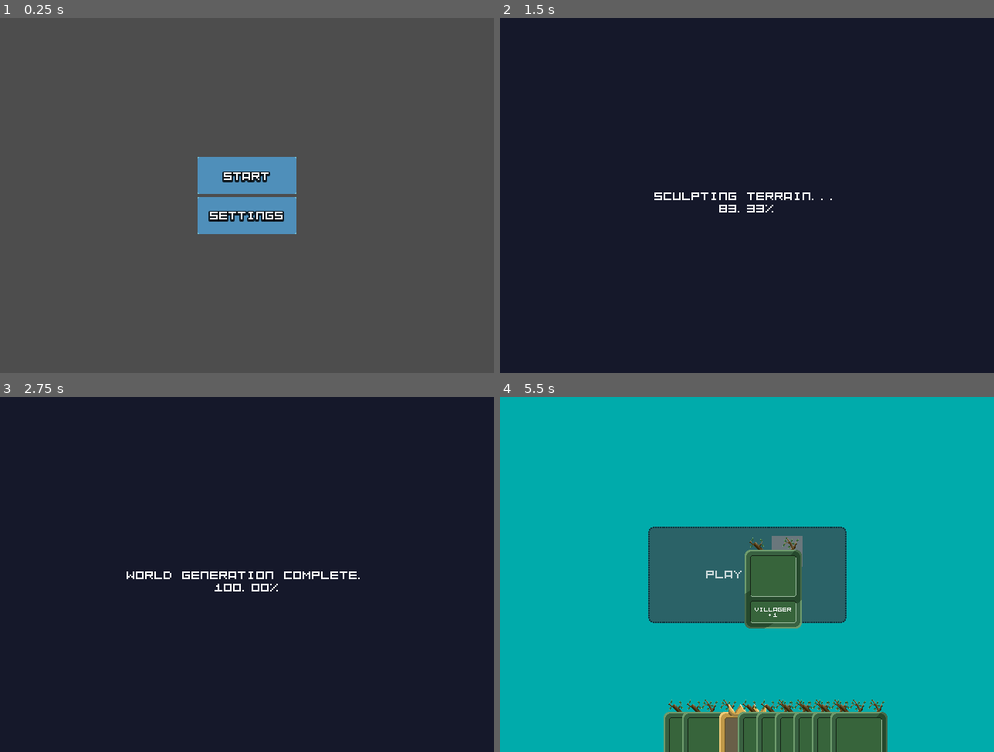
Above: before the commit, frames 1-4 (two rows, left to right).
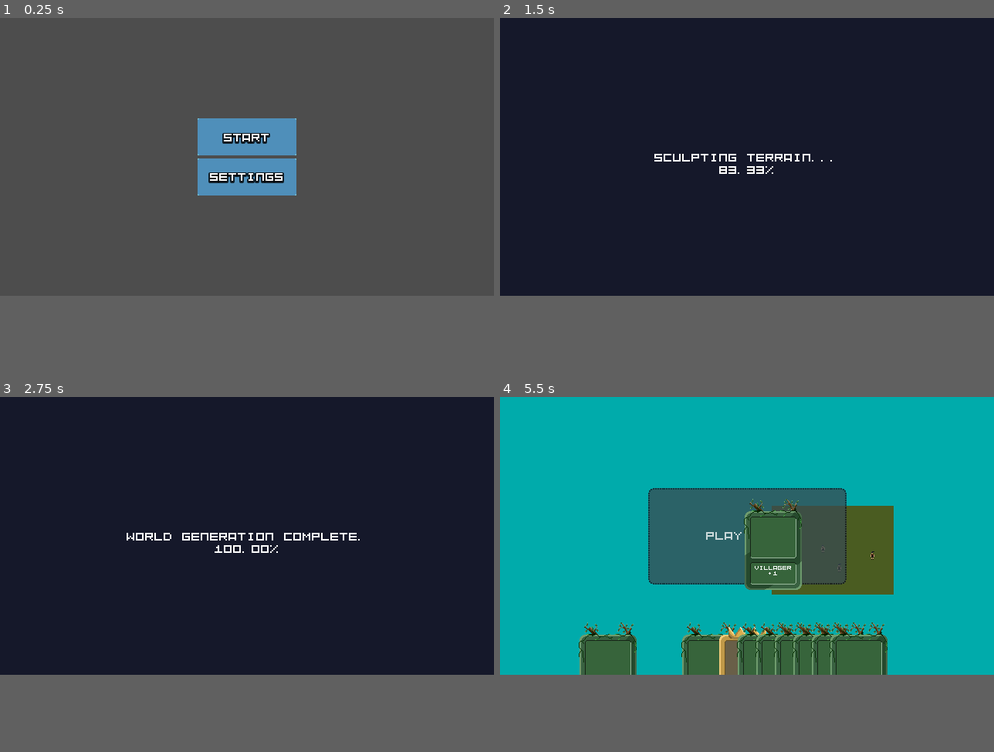
Above: after the commit, the same moments.

Repository: ObliteratedEntertainment/FoxHollowJam2
Game: Godot game, scene res://main.tscn
Two runs of this game, one before a commit and one after it. Both use one fixed random seed, a clock stepped at 60 frames per second and the inputs below.
Inputs (mouse positions are in pixels of both pictures, inside the frame that each line leads up to):
- Up to frame 1 (0.25 s): no input
- Up to frame 2 (1.5 s): click "Settings" at 0.5 s; click "Start" at 1.25 s
- Up to frame 3 (2.75 s): drag from (247, 574) to (296, 496) at 2.02 s
- Up to frame 4 (5.5 s): tap Enter at 2.75 s; drag from (653, 712) to (722, 645) at 2.77 s; move the mouse to (663, 712) at 3.52 s; click (663, 712) at 3.67 s; tap Space at 4.25 s; drag from (682, 712) to (598, 521) at 4.27 s; drag from (702, 712) to (771, 574) at 5.02 s
In our replay, the window is 640x460 before the commit and 640x360 after it. These sizes can differ from the game's own. Grey fills any space a smaller window leaves; there, only what the larger window draws over its background counts as a difference.

The runs differ from the first frame. In frame 1, 4.8% of the frame differs, in the area x 40-60%, y 28-61%; in frame 2, 0.8%; in frame 3, 1.1%; in frame 4, 26%, in the area x 15-80%, y 25-100%.

Commit message:
Added some basic sfx. Started to link in the ability to control the npcs indirectly with cards.

Diff:
--- /dev/null
+++ b/audio/bgm.tscn
@@ -0,0 +1,8 @@
+[gd_scene load_steps=2 format=3 uid="uid://dgiujktjuinv5"]
+
+[ext_resource type="AudioStream" uid="uid://c64njl5k5orcg" path="res://audio/bgm.wav" id="1_5mvy5"]
+
+[node name="BGM" type="AudioStreamPlayer"]
+stream = ExtResource("1_5mvy5")
+autoplay = true
+bus = &"BGM"
--- /dev/null
+++ b/audio/sfx_pop.tscn
@@ -0,0 +1,17 @@
+[gd_scene load_steps=6 format=3 uid="uid://2a7v31qpja2r"]
+
+[ext_resource type="AudioStream" uid="uid://bwslr5va10h1n" path="res://audio/sfx/pop-01.wav" id="1_6vs1d"]
+[ext_resource type="AudioStream" uid="uid://0lhlv54nynon" path="res://audio/sfx/pop-02.wav" id="2_0uy6e"]
+[ext_resource type="AudioStream" uid="uid://bxdr6n2vx3jtt" path="res://audio/sfx/pop-03.wav" id="3_bsytd"]
+[ext_resource type="AudioStream" uid="uid://cergnqvelguv3" path="res://audio/sfx/pop-04.wav" id="4_k1gbv"]
+
+[sub_resource type="AudioStreamRandomizer" id="AudioStreamRandomizer_gt3t3"]
+streams_count = 4
+stream_0/stream = ExtResource("1_6vs1d")
+stream_1/stream = ExtResource("2_0uy6e")
+stream_2/stream = ExtResource("3_bsytd")
+stream_3/stream = ExtResource("4_k1gbv")
+
+[node name="SFXButtonPress" type="AudioStreamPlayer"]
+stream = SubResource("AudioStreamRandomizer_gt3t3")
+bus = &"SFX"
--- /dev/null
+++ b/default_bus_layout.tres
@@ -0,0 +1,15 @@
+[gd_resource type="AudioBusLayout" format=3 uid="uid://c176kr1ron2qh"]
+
+[resource]
+bus/1/name = &"BGM"
+bus/1/solo = false
+bus/1/mute = false
+bus/1/bypass_fx = false
+bus/1/volume_db = 0.0
+bus/1/send = &"Master"
+bus/2/name = &"SFX"
+bus/2/solo = false
+bus/2/mute = false
+bus/2/bypass_fx = false
+bus/2/volume_db = 0.0
+bus/2/send = &"Master"
--- a/game/game.tscn
+++ b/game/game.tscn
@@ -9,6 +9,8 @@
 [ext_resource type="Texture2D" uid="uid://dxgf2ty1f7y7q" path="res://sprites/cards/card_play_box.png" id="6_qrtd2"]
 [ext_resource type="Script" path="res://ui/drop_zone.gd" id="7_28b33"]
 [ext_resource type="FontFile" uid="uid://chqahdlj0gwv3" path="res://Kenney Mini Square Mono.ttf" id="8_r4644"]
+[ext_resource type="PackedScene" uid="uid://2a7v31qpja2r" path="res://audio/sfx_pop.tscn" id="10_xa6p3"]
+[ext_resource type="PackedScene" uid="uid://dgiujktjuinv5" path="res://audio/bgm.tscn" id="11_tldyy"]
 
 [sub_resource type="LabelSettings" id="LabelSettings_gafwv"]
 line_spacing = 32.0
@@ -28,7 +30,7 @@
 
 [node name="HUD" type="CanvasLayer" parent="."]
 
-[node name="CardPlacement" type="Control" parent="HUD"]
+[node name="CardPlacement" type="Control" parent="HUD" node_paths=PackedStringArray("world")]
 layout_mode = 3
 anchors_preset = 15
 anchor_right = 1.0
@@ -36,6 +38,9 @@
 grow_horizontal = 2
 grow_vertical = 2
 script = ExtResource("2_elr1w")
+world = NodePath("../../World")
+
+[node name="SFXButtonPress" parent="HUD/CardPlacement" instance=ExtResource("10_xa6p3")]
 
 [node name="Hand" type="HBoxContainer" parent="HUD/CardPlacement"]
 layout_mode = 1
@@ -131,3 +136,5 @@
 [node name="Loading" parent="." instance=ExtResource("3_sr5vm")]
 layer = 10
 visible = false
+
+[node name="BGM" parent="." instance=ExtResource("11_tldyy")]
--- /dev/null
+++ b/game/npc_manager.gd
@@ -0,0 +1,13 @@
+extends Node2D
+
+
+# Called when the node enters the scene tree for the first time.
+func _ready() -> void:
+	pass # Replace with function body.
+
+
+func send_task(location: Vector2) -> void:
+
+	for child: NPC in get_children():
+		child.move_towards(location)
+		break
--- a/game/world.gd
+++ b/game/world.gd
@@ -3,6 +3,9 @@
 
 @onready var world_generator: WorldGenerator = $WorldGenerator
 @onready var camera_2d: Camera2D = $Camera2D
+
+@onready var effect_location: Sprite2D = $EffectLocation
+@onready var npc_manager: Node2D = $NpcManager
 
 # Called when the node enters the scene tree for the first time.
 func _ready() -> void:
@@ -10,3 +13,14 @@
 
 func move_relative(relative_offset: Vector2) -> void:
 	camera_2d.position -= relative_offset / ( 2.0 * SettingsManager.mouse_drag_sensitivity)
+
+func start_activating_effect(effect: Card, location: Vector2) -> void:
+	effect_location.visible = true
+	effect_location.position = location - camera_2d.position - Vector2(640, 360)/2.0
+	pass
+
+func apply_effect(effect: Card, location: Vector2) -> void:
+	var world_loc := location - camera_2d.position - Vector2(640, 360)/2.0
+	effect_location.visible = false
+
+	npc_manager.send_task(world_loc)
--- a/game/world.tscn
+++ b/game/world.tscn
@@ -1,8 +1,11 @@
-[gd_scene load_steps=5 format=3 uid="uid://4dnkc4toup5t"]
+[gd_scene load_steps=8 format=3 uid="uid://4dnkc4toup5t"]
 
 [ext_resource type="Script" path="res://game/world.gd" id="1_gl2bu"]
 [ext_resource type="Script" path="res://game/world_generation.gd" id="1_vxb1g"]
+[ext_resource type="PackedScene" uid="uid://bxcjj5xjbl0n6" path="res://objects/npc.tscn" id="3_6eog7"]
 [ext_resource type="Script" path="res://game/camera_mover.gd" id="3_6hpug"]
+[ext_resource type="Script" path="res://game/npc_manager.gd" id="3_6pd04"]
+[ext_resource type="Texture2D" uid="uid://b7fi2p8wcidta" path="res://sprites/ui/effect_location.png" id="5_78tx4"]
 
 [sub_resource type="TileSet" id="TileSet_balls"]
 
@@ -23,9 +26,43 @@
 [node name="TerrainLayer" type="TileMapLayer" parent="."]
 tile_set = SubResource("TileSet_balls")
 
+[node name="NpcManager" type="Node2D" parent="."]
+y_sort_enabled = true
+script = ExtResource("3_6pd04")
+
+[node name="Npc" parent="NpcManager" instance=ExtResource("3_6eog7")]
+position = Vector2(55, 89)
+
+[node name="Npc2" parent="NpcManager" instance=ExtResource("3_6eog7")]
+position = Vector2(33, 69)
+
+[node name="Npc3" parent="NpcManager" instance=ExtResource("3_6eog7")]
+position = Vector2(67, 61)
+
+[node name="Npc4" parent="NpcManager" instance=ExtResource("3_6eog7")]
+position = Vector2(88, 86)
+is_female = true
+
+[node name="Npc5" parent="NpcManager" instance=ExtResource("3_6eog7")]
+position = Vector2(131, 70)
+is_female = true
+
 [node name="Camera2D" type="Camera2D" parent="."]
 script = ExtResource("3_6hpug")
 
+[node name="AudioListener2D" type="AudioListener2D" parent="Camera2D"]
+current = true
+
 [node name="ColorRect2" type="ColorRect" parent="."]
-offset_right = 40.0
-offset_bottom = 40.0
+z_index = -4
+offset_right = 158.0
+offset_bottom = 115.0
+color = Color(0.290196, 0.360784, 0.129412, 1)
+
+[node name="FoliageManager" type="Node2D" parent="."]
+
+[node name="EffectLocation" type="Sprite2D" parent="."]
+visible = false
+z_index = -1
+position = Vector2(53, 45)
+texture = ExtResource("5_78tx4")
--- a/main.tscn
+++ b/main.tscn
@@ -1,8 +1,9 @@
-[gd_scene load_steps=4 format=3 uid="uid://3x1dj75oktsu"]
+[gd_scene load_steps=5 format=3 uid="uid://3x1dj75oktsu"]
 
 [ext_resource type="Texture2D" uid="uid://b36e7nm23cs5m" path="res://sprites/ui/buttons.png" id="1_uvpre"]
 [ext_resource type="Script" path="res://ui/main.gd" id="1_yuakw"]
 [ext_resource type="LabelSettings" uid="uid://o1p1ot6haow4" path="res://ui/button_label_setting.tres" id="2_bpe5l"]
+[ext_resource type="PackedScene" uid="uid://2a7v31qpja2r" path="res://audio/sfx_pop.tscn" id="4_1m3wf"]
 
 [node name="Main" type="Control"]
 layout_mode = 3
@@ -69,3 +70,5 @@
 grow_vertical = 2
 text = "Settings"
 label_settings = ExtResource("2_bpe5l")
+
+[node name="SFXButtonPress" parent="." instance=ExtResource("4_1m3wf")]
--- /dev/null
+++ b/objects/npc.gd
@@ -0,0 +1,70 @@
+extends AnimatableBody2D
+class_name NPC
+
+const SPEED = 40.0
+
+@onready var cave_man: Sprite2D = $CaveMan
+@onready var cave_woman: Sprite2D = $CaveWoman
+@export var is_female := false
+
+@onready var sfx_action: AudioStreamPlayer2D = $SFXAction
+
+var is_idle := true
+var is_running := false
+var is_action := false
+
+var has_task := false
+var destination := Vector2.ZERO
+
+var velocity := Vector2.ZERO
+
+func _ready() -> void:
+
+	cave_woman.visible = is_female
+	cave_man.visible = not is_female
+
+
+func _physics_process(delta: float) -> void:
+
+	if not has_task:
+		return
+
+	if position.distance_to(destination) > 1.0:
+
+		var direction := position.direction_to(destination)
+
+		velocity = direction * SPEED
+
+		move_and_collide(velocity * delta)
+
+		#position = Vector2(int(position.x), int(position.y))
+
+
+		var needs_flip := direction.x < 0.0
+		cave_man.flip_h = needs_flip
+		cave_woman.flip_h = needs_flip
+
+	else:
+		velocity = Vector2.ZERO
+
+	if velocity != Vector2.ZERO:
+		is_idle = false
+		is_action = false
+		is_running = true
+	else:
+		is_running = false
+		if has_task:
+			is_action = true
+			is_idle = false
+		else:
+			is_action = false
+			is_idle = true
+
+
+func move_towards(location: Vector2) -> void:
+	destination = location
+	has_task = true
+
+
+func _anim_action_progress():
+	sfx_action.play()
--- /dev/null
+++ b/objects/npc.tscn
@@ -0,0 +1,262 @@
+[gd_scene load_steps=29 format=3 uid="uid://bxcjj5xjbl0n6"]
+
+[ext_resource type="Script" path="res://objects/npc.gd" id="1_yjd37"]
+[ext_resource type="Texture2D" uid="uid://c5sboxjcq1am1" path="res://sprites/characters/cavewoman.png" id="2_ucaha"]
+[ext_resource type="Texture2D" uid="uid://mg30y5e8cjb0" path="res://sprites/characters/caveman.png" id="3_tc0vx"]
+[ext_resource type="AudioStream" uid="uid://cj31aes6eerej" path="res://audio/sfx/action-01.wav" id="4_8oih6"]
+[ext_resource type="AudioStream" uid="uid://b0njyh4m1clx8" path="res://audio/sfx/action-02.wav" id="5_38evu"]
+[ext_resource type="AudioStream" uid="uid://7s1vvopv5t8h" path="res://audio/sfx/action-03.wav" id="6_ksjkc"]
+[ext_resource type="AudioStream" uid="uid://dfju60idiwrqc" path="res://audio/sfx/action-04.wav" id="7_feqju"]
+[ext_resource type="AudioStream" uid="uid://hdf7642hijtb" path="res://audio/sfx/action-05.wav" id="8_5ixvk"]
+[ext_resource type="AudioStream" uid="uid://c5b2g14lcdmdj" path="res://audio/sfx/action-06.wav" id="9_jlwo0"]
+[ext_resource type="AudioStream" uid="uid://dfp2nade3b577" path="res://audio/sfx/action-07.wav" id="10_7ef18"]
+
+[sub_resource type="Animation" id="Animation_0tri4"]
+length = 0.001
+tracks/0/type = "value"
+tracks/0/imported = false
+tracks/0/enabled = true
+tracks/0/path = NodePath("CaveWoman:frame_coords")
+tracks/0/interp = 1
+tracks/0/loop_wrap = true
+tracks/0/keys = {
+"times": PackedFloat32Array(0),
+"transitions": PackedFloat32Array(1),
+"update": 1,
+"values": [Vector2i(0, 0)]
+}
+tracks/1/type = "value"
+tracks/1/imported = false
+tracks/1/enabled = true
+tracks/1/path = NodePath("CaveMan:frame_coords")
+tracks/1/interp = 1
+tracks/1/loop_wrap = true
+tracks/1/keys = {
+"times": PackedFloat32Array(0),
+"transitions": PackedFloat32Array(1),
+"update": 1,
+"values": [Vector2i(0, 0)]
+}
+
+[sub_resource type="Animation" id="Animation_nrbmp"]
+resource_name = "action"
+length = 0.875013
+loop_mode = 1
+step = 0.125
+tracks/0/type = "value"
+tracks/0/imported = false
+tracks/0/enabled = true
+tracks/0/path = NodePath("CaveWoman:frame_coords")
+tracks/0/interp = 1
+tracks/0/loop_wrap = true
+tracks/0/keys = {
+"times": PackedFloat32Array(0, 0.125, 0.25, 0.375, 0.5, 0.625, 0.75),
+"transitions": PackedFloat32Array(1, 1, 1, 1, 1, 1, 1),
+"update": 1,
+"values": [Vector2i(0, 2), Vector2i(1, 2), Vector2i(2, 2), Vector2i(3, 2), Vector2i(4, 2), Vector2i(5, 2), Vector2i(6, 2)]
+}
+tracks/1/type = "value"
+tracks/1/imported = false
+tracks/1/enabled = true
+tracks/1/path = NodePath("CaveMan:frame_coords")
+tracks/1/interp = 1
+tracks/1/loop_wrap = true
+tracks/1/keys = {
+"times": PackedFloat32Array(0, 0.125, 0.25, 0.375, 0.5, 0.625, 0.75),
+"transitions": PackedFloat32Array(1, 1, 1, 1, 1, 1, 1),
+"update": 1,
+"values": [Vector2i(0, 2), Vector2i(1, 2), Vector2i(2, 2), Vector2i(3, 2), Vector2i(4, 2), Vector2i(5, 2), Vector2i(6, 2)]
+}
+tracks/2/type = "method"
+tracks/2/imported = false
+tracks/2/enabled = true
+tracks/2/path = NodePath(".")
+tracks/2/interp = 1
+tracks/2/loop_wrap = true
+tracks/2/keys = {
+"times": PackedFloat32Array(0.875),
+"transitions": PackedFloat32Array(1),
+"values": [{
+"args": [],
+"method": &"_anim_action_progress"
+}]
+}
+
+[sub_resource type="Animation" id="Animation_3pudt"]
+resource_name = "idle"
+length = 0.750013
+loop_mode = 1
+step = 0.125
+tracks/0/type = "value"
+tracks/0/imported = false
+tracks/0/enabled = true
+tracks/0/path = NodePath("CaveWoman:frame_coords")
+tracks/0/interp = 1
+tracks/0/loop_wrap = true
+tracks/0/keys = {
+"times": PackedFloat32Array(0, 0.125, 0.25, 0.375, 0.5, 0.625),
+"transitions": PackedFloat32Array(1, 1, 1, 1, 1, 1),
+"update": 1,
+"values": [Vector2i(0, 0), Vector2i(1, 0), Vector2i(2, 0), Vector2i(3, 0), Vector2i(4, 0), Vector2i(5, 0)]
+}
+tracks/1/type = "value"
+tracks/1/imported = false
+tracks/1/enabled = true
+tracks/1/path = NodePath("CaveMan:frame_coords")
+tracks/1/interp = 1
+tracks/1/loop_wrap = true
+tracks/1/keys = {
+"times": PackedFloat32Array(0, 0.125, 0.25, 0.375, 0.5, 0.625),
+"transitions": PackedFloat32Array(1, 1, 1, 1, 1, 1),
+"update": 1,
+"values": [Vector2i(0, 0), Vector2i(1, 0), Vector2i(2, 0), Vector2i(3, 0), Vector2i(4, 0), Vector2i(5, 0)]
+}
+
+[sub_resource type="Animation" id="Animation_a2a3g"]
+resource_name = "run"
+length = 1.00001
+loop_mode = 1
+step = 0.125
+tracks/0/type = "value"
+tracks/0/imported = false
+tracks/0/enabled = true
+tracks/0/path = NodePath("CaveWoman:frame_coords")
+tracks/0/interp = 1
+tracks/0/loop_wrap = true
+tracks/0/keys = {
+"times": PackedFloat32Array(0, 0.125, 0.25, 0.375, 0.5, 0.625, 0.75, 0.875),
+"transitions": PackedFloat32Array(1, 1, 1, 1, 1, 1, 1, 1),
+"update": 1,
+"values": [Vector2i(0, 1), Vector2i(1, 1), Vector2i(2, 1), Vector2i(3, 1), Vector2i(4, 1), Vector2i(5, 1), Vector2i(6, 1), Vector2i(7, 1)]
+}
+tracks/1/type = "value"
+tracks/1/imported = false
+tracks/1/enabled = true
+tracks/1/path = NodePath("CaveMan:frame_coords")
+tracks/1/interp = 1
+tracks/1/loop_wrap = true
+tracks/1/keys = {
+"times": PackedFloat32Array(0, 0.125, 0.25, 0.375, 0.5, 0.625, 0.75, 0.875),
+"transitions": PackedFloat32Array(1, 1, 1, 1, 1, 1, 1, 1),
+"update": 1,
+"values": [Vector2i(0, 1), Vector2i(1, 1), Vector2i(2, 1), Vector2i(3, 1), Vector2i(4, 1), Vector2i(5, 1), Vector2i(6, 1), Vector2i(7, 1)]
+}
+
+[sub_resource type="AnimationLibrary" id="AnimationLibrary_dnyia"]
+_data = {
+"RESET": SubResource("Animation_0tri4"),
+"action": SubResource("Animation_nrbmp"),
+"idle": SubResource("Animation_3pudt"),
+"run": SubResource("Animation_a2a3g")
+}
+
+[sub_resource type="AudioStreamRandomizer" id="AudioStreamRandomizer_sdk03"]
+streams_count = 7
+stream_0/stream = ExtResource("4_8oih6")
+stream_1/stream = ExtResource("5_38evu")
+stream_2/stream = ExtResource("6_ksjkc")
+stream_3/stream = ExtResource("7_feqju")
+stream_4/stream = ExtResource("8_5ixvk")
+stream_5/stream = ExtResource("9_jlwo0")
+stream_6/stream = ExtResource("10_7ef18")
+
+[sub_resource type="AnimationNodeAnimation" id="AnimationNodeAnimation_x3x04"]
+animation = &"action"
+
+[sub_resource type="AnimationNodeAnimation" id="AnimationNodeAnimation_3csc5"]
+animation = &"idle"
+
+[sub_resource type="AnimationNodeAnimation" id="AnimationNodeAnimation_v23e1"]
+animation = &"run"
+
+[sub_resource type="AnimationNodeStateMachineTransition" id="AnimationNodeStateMachineTransition_qsila"]
+advance_mode = 2
+
+[sub_resource type="AnimationNodeStateMachineTransition" id="AnimationNodeStateMachineTransition_i500m"]
+advance_mode = 2
+advance_expression = "is_action"
+
+[sub_resource type="AnimationNodeStateMachineTransition" id="AnimationNodeStateMachineTransition_mr37q"]
+advance_mode = 2
+advance_expression = "is_running"
+
+[sub_resource type="AnimationNodeStateMachineTransition" id="AnimationNodeStateMachineTransition_3dayq"]
+advance_mode = 2
+advance_expression = "is_running"
+
+[sub_resource type="AnimationNodeStateMachineTransition" id="AnimationNodeStateMachineTransition_3qda3"]
+advance_mode = 2
+advance_expression = "is_idle"
+
+[sub_resource type="AnimationNodeStateMachineTransition" id="AnimationNodeStateMachineTransition_25uu7"]
+advance_mode = 2
+advance_expression = "is_action"
+
+[sub_resource type="AnimationNodeStateMachineTransition" id="AnimationNodeStateMachineTransition_whcrr"]
+advance_mode = 2
+advance_expression = "is_idle"
+
+[sub_resource type="AnimationNodeStateMachine" id="AnimationNodeStateMachine_08eq5"]
+states/action/node = SubResource("AnimationNodeAnimation_x3x04")
+states/action/position = Vector2(555, 221)
+states/idle/node = SubResource("AnimationNodeAnimation_3csc5")
+states/idle/position = Vector2(428, 37)
+states/run/node = SubResource("AnimationNodeAnimation_v23e1")
+states/run/position = Vector2(703, 37)
+transitions = ["Start", "idle", SubResource("AnimationNodeStateMachineTransition_qsila"), "idle", "action", SubResource("AnimationNodeStateMachineTransition_i500m"), "action", "run", SubResource("AnimationNodeStateMachineTransition_mr37q"), "idle", "run", SubResource("AnimationNodeStateMachineTransition_3dayq"), "run", "idle", SubResource("AnimationNodeStateMachineTransition_3qda3"), "run", "action", SubResource("AnimationNodeStateMachineTransition_25uu7"), "action", "idle", SubResource("AnimationNodeStateMachineTransition_whcrr")]
+
+[sub_resource type="CircleShape2D" id="CircleShape2D_4mkhg"]
+radius = 1.41421
+
+[node name="Npc" type="AnimatableBody2D"]
+script = ExtResource("1_yjd37")
+
+[node name="CaveWoman" type="Sprite2D" parent="."]
+visible = false
+position = Vector2(0, -6)
+texture = ExtResource("2_ucaha")
+hframes = 8
+vframes = 3
+
+[node name="CaveMan" type="Sprite2D" parent="."]
+position = Vector2(0, -6)
+texture = ExtResource("3_tc0vx")
+hframes = 8
+vframes = 3
+
+[node name="AnimationPlayer" type="AnimationPlayer" parent="."]
+active = false
+libraries = {
+"": SubResource("AnimationLibrary_dnyia")
+}
+
+[node name="SFXAction" type="AudioStreamPlayer2D" parent="."]
+stream = SubResource("AudioStreamRandomizer_sdk03")
+volume_db = 6.595
+bus = &"SFX"
+
+[node name="AnimationTree" type="AnimationTree" parent="."]
+tree_root = SubResource("AnimationNodeStateMachine_08eq5")
+advance_expression_base_node = NodePath("..")
+anim_player = NodePath("../AnimationPlayer")
+parameters/current_length = 0.750013
+parameters/current_position = 0.52315
+parameters/current_delta = 0.00833333
+parameters/End/current_length = null
+parameters/End/current_position = null
+parameters/End/current_delta = null
+parameters/Start/current_length = 0.0
+parameters/Start/current_position = 0.0
+parameters/Start/current_delta = 0.0
+parameters/action/current_length = 0.875013
+parameters/action/current_position = 0.453729
+parameters/action/current_delta = 0.00700056
+parameters/idle/current_length = 0.750013
+parameters/idle/current_position = 0.52315
+parameters/idle/current_delta = 0.00833333
+parameters/run/current_length = 1.00001
+parameters/run/current_position = 0.641715
+parameters/run/current_delta = 0.00904833
+
+[node name="CollisionShape2D" type="CollisionShape2D" parent="."]
+shape = SubResource("CircleShape2D_4mkhg")
--- a/project.godot
+++ b/project.godot
@@ -27,7 +27,7 @@
 [display]
 
 window/size/viewport_width=640
-window/size/viewport_height=460
+window/size/viewport_height=360
 window/stretch/mode="viewport"
 window/stretch/scale_mode="integer"
 
--- a/ui/card.tscn
+++ b/ui/card.tscn
@@ -73,8 +73,7 @@
 theme_override_fonts/normal_font = ExtResource("2_e22df")
 theme_override_font_sizes/normal_font_size = 8
 bbcode_enabled = true
-text = "
-[shake rate=20.0 level=5 connected=1][center]Villager
-+1[/center][/shake]"
+text = "[center]Villager
++1[/center]"
 fit_content = true
 scroll_active = false
--- a/ui/card_placement.gd
+++ b/ui/card_placement.gd
@@ -2,13 +2,18 @@
 
 signal dragging_world(relative: Vector2)
 
+@export var world: World = null
+
 @onready var hand: Hand = $Hand
 @onready var drop_zone: NinePatchRect = $DropZone
 
+@onready var sfx_button_press: AudioStreamPlayer = $SFXButtonPress
 
 var dragging := false
 var dragging_card: Card = null
 var start_drag_pos: Vector2 = Vector2.ZERO
+
+var active_effect: Card = null
 
 # Called when the node enters the scene tree for the first time.
 func _ready() -> void:
@@ -17,11 +22,17 @@
 	drop_zone.visible = false
 
 func _input(event: InputEvent) -> void:
-	if dragging_card == null:
+	if active_effect != null:
+		var show_at := get_global_mouse_position()
 
-		if event is InputEventMouseMotion and event.button_mask != 0:
-			dragging_world.emit(event.relative)
-	else:
+		world.start_activating_effect(active_effect, show_at)
+
+		if event.is_pressed():
+			hand.unlock()
+			world.apply_effect(active_effect, show_at)
+			active_effect = null
+
+	elif dragging_card != null:
 		var drop_rect = Rect2(drop_zone.global_position, drop_zone.size)
 
 		if event is InputEventMouseMotion:
@@ -32,18 +43,25 @@
 			if drop_rect.has_point(dragging_card.global_position):
 				print("Consuming card")
 				hand.consume_card(dragging_card)
+				active_effect = dragging_card
 			else:
 				print("Releasing card")
 				hand.released_card()
+
+			sfx_button_press.play()
 			dragging_card = null
 			z_index = 0
 			drop_zone.visible = false
 			drop_zone.highlight(false)
 		else:
 			drop_zone.highlight(false)
+	else:
+		if event is InputEventMouseMotion and event.button_mask != 0:
+			dragging_world.emit(event.relative)
 
 func _on_dragging_card(card: Card) -> void:
 	drop_zone.visible = true
 	start_drag_pos = card.get_parent().global_position
 	dragging_card = card
 	z_index = 100
+	sfx_button_press.play()
--- a/ui/cardhand.gd
+++ b/ui/cardhand.gd
@@ -23,11 +23,15 @@
 	#holding_card.visible = false
 	dragging_card.emit(holding_card)
 
+func unlock() -> void:
+	holding_card = null
+	for child in get_children():
+		child.set_selectable(true)
+
+
 func consume_card(card: Card) -> void:
 	remove_child(card)
 	holding_card = null
-	for child in get_children():
-		child.set_selectable(true)
 
 func released_card() -> void:
 	if holding_card != null:
--- a/ui/main.gd
+++ b/ui/main.gd
@@ -5,6 +5,7 @@
 
 @onready var start: TextureButton = $MainMenu/VBoxContainer/Start
 @onready var settings: TextureButton = $MainMenu/VBoxContainer/Settings
+@onready var sfx_button_press: AudioStreamPlayer = $SFXButtonPress
 
 
 # Called when the node enters the scene tree for the first time.
@@ -15,8 +16,10 @@
 
 
 func _on_start() -> void:
+	sfx_button_press.play()
 	get_tree().change_scene_to_packed(GAME)
 
 
 func _on_settings() -> void:
+	sfx_button_press.play()
 	pass
Not shown, added: audio/bgm.wav.import
Not shown, added: audio/sfx/action-01.wav.import
Not shown, added: audio/sfx/action-02.wav.import
Not shown, added: audio/sfx/action-03.wav.import
Not shown, added: audio/sfx/action-04.wav.import
Not shown, added: audio/sfx/action-05.wav.import
Not shown, added: audio/sfx/action-06.wav.import
Not shown, added: audio/sfx/action-07.wav.import
Not shown, added: audio/sfx/pop-01.wav.import
Not shown, added: audio/sfx/pop-02.wav.import
Not shown, added: audio/sfx/pop-03.wav.import
Not shown, added: audio/sfx/pop-04.wav.import
(and 28 more such lines)
